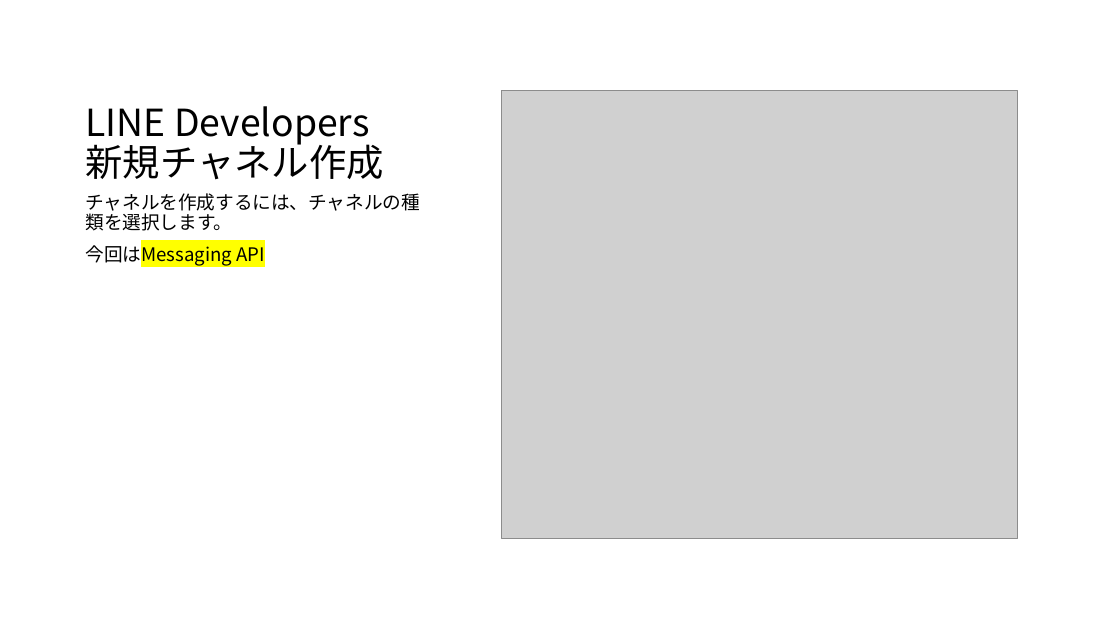
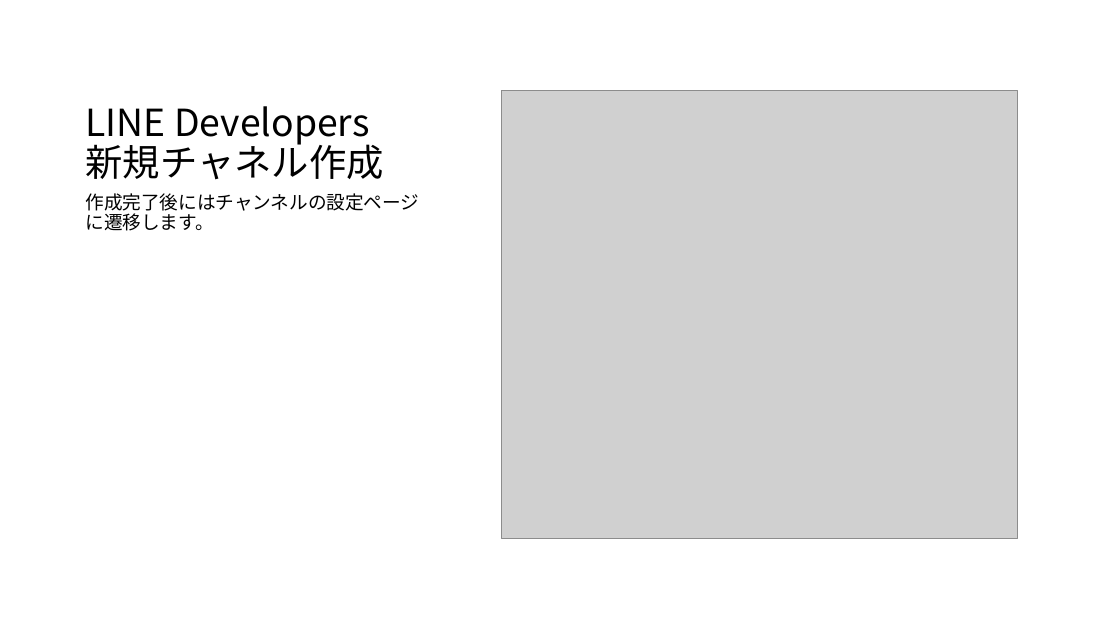
Before and after one commit to mizunoshota2001/bot-tut-service-engineering-s, a slide deck: slide 13 of README.pptx. Drawn at 1120x630 pixels with LibreOffice and Linux fonts; fonts in the diff are those of the drawing; grey boxes stand for pictures. Boxes give left, top, right and bottom in pixels: in the first picture for what was removed or moved away, otherwise in the second. Text is boxed around its words. In the diff, an @@ line names an element or a change of style, - is before the commit and + after.

```diff
--- a/README.pptx
+++ b/README.pptx
@@ text at (86,193,420,231): text changed @@
-チャネルを作成するには、チャネルの種類を選択します。
-今回はMessaging API
+作成完了後にはチャンネルの設定ページに遷移します。
```
Also in this commit, not shown: 3 other slides changed, 3 slides added.
